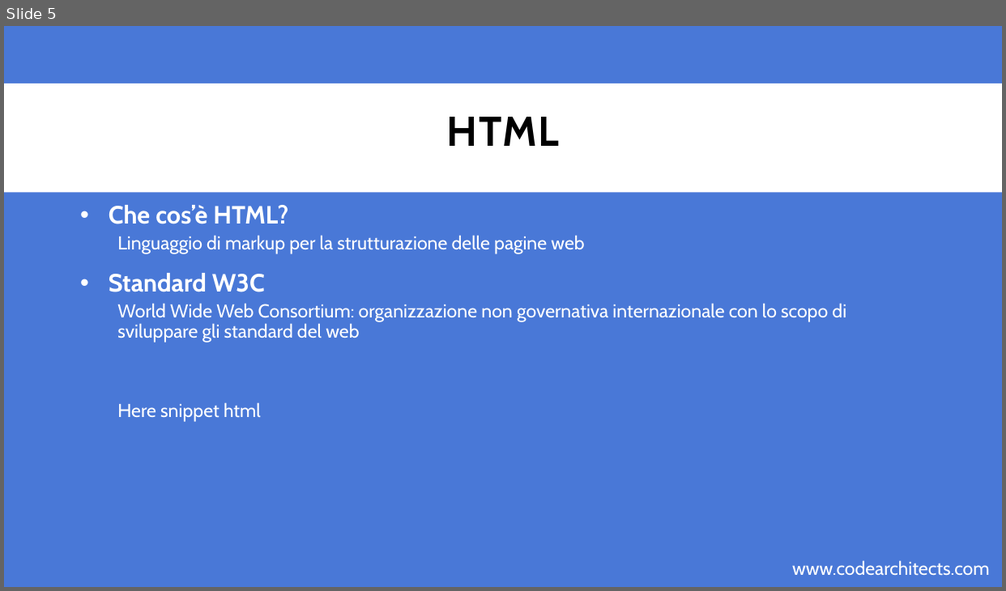
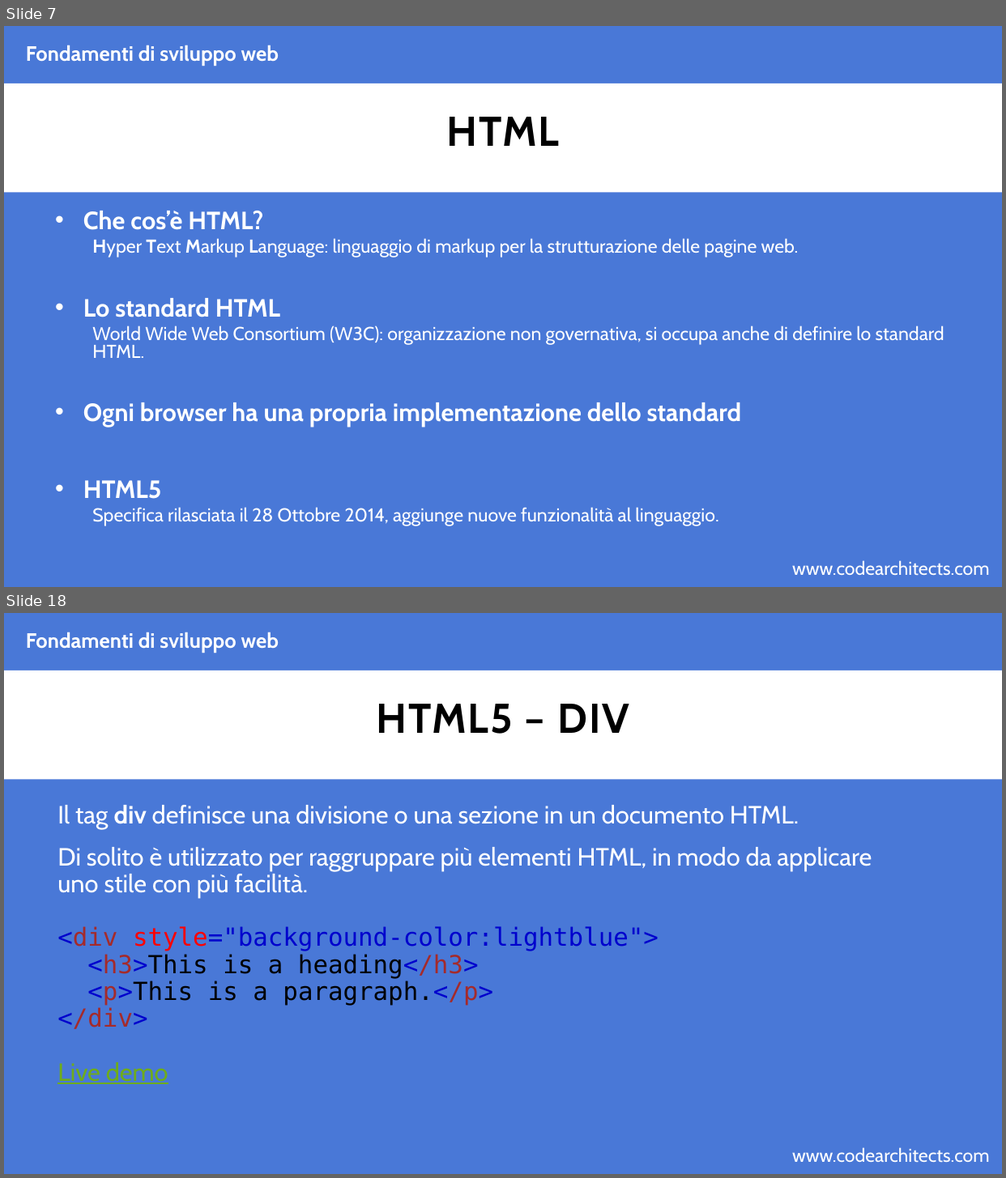
Before and after one commit to CodeArchitectsTraining/fondamenti-sviluppo-web-29052018, a slide deck: slides/html.pptx. Shown one above the other, each under a label of ours: slide 5 before the commit, slides 7 and 18 after it; the slides between them are not shown. The pictures are 1006x591 and 1006x1178 pixels, drawn with LibreOffice and Linux fonts; fonts in the diff are those of the drawing; background and template pictures are left out. Boxes give left, top, right and bottom in pixels: in the first picture for what was removed or moved away, otherwise in the second. Text is boxed around its words. In the diff, an @@ line names an element or a change of style, - is before the commit and + after.

Commit message:
adding html slides

```diff
--- a/slides/html.pptx
+++ b/slides/html.pptx
@@ slide 18 added at (4,613,1002,1174), background #4978D7; not listed: 2 template elements that a slide beside it also shows @@
@@ text added at (26,632,279,652), 20 pt, text #FFFFFF, bold @@
+Fondamenti di sviluppo web
@@ title added at (376,704,630,734), 40 pt, text #000000, bold @@
+HTML5 – DIV
@@ text added at (57,805,872,1084), 24 pt, text #FFFFFF @@
+Il tag div definisce una divisione o una sezione in un documento HTML.
+Di solito è utilizzato per raggruppare più elementi HTML, in modo da applicare uno stile con più facilità.
+<div style="background-color:lightblue">
+<h3>This is a heading</h3>
+<p>This is a paragraph.</p>
+</div>
+Live demo
@@ what was slide 5 is now slide 7 @@
@@ slide 7 changed as well @@
@@ text added at (26,45,279,65), 20 pt, text #FFFFFF, bold @@
+Fondamenti di sviluppo web
@@ text "Che cos’è HTML?": place and size @@
-text "Che cos’è HTML?" at (108,205,846,422)
+text "Che cos’è HTML?" at (83,211,944,527)
@@ text at (83,211,263,230): line spacing 0.9 to 0.8 @@
@@ text at (83,238,944,527): text changed @@
-  Linguaggio di markup per la strutturazione delle pagine web
-• Standard W3C
-  World Wide Web Consortium: organizzazione non governativa internazionale con lo scopo di sviluppare gli standard del web
-  Here snippet html
+  Hyper Text Markup Language: linguaggio di markup per la strutturazione delle pagine web.
+• Lo standard HTML
+  World Wide Web Consortium (W3C): organizzazione non governativa, si occupa anche di definire lo standard HTML.
+• Ogni browser ha una propria implementazione dello standard
+• HTML5
+  Specifica rilasciata il 28 Ottobre 2014, aggiunge nuove funzionalità al linguaggio.
```
Also in this commit, not shown: 3 other slides changed, 26 other slides added, 1 slide removed, 2 other files.
